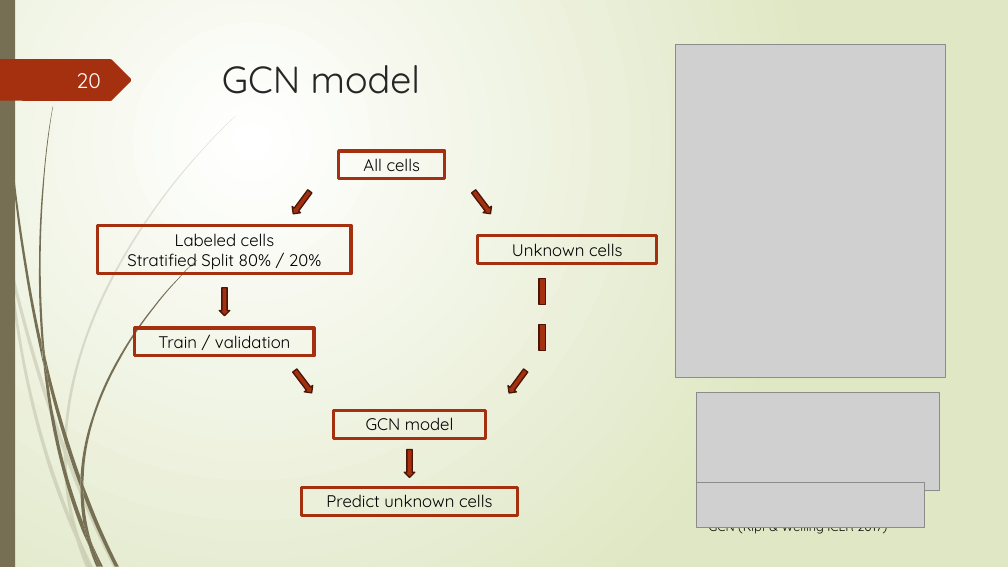
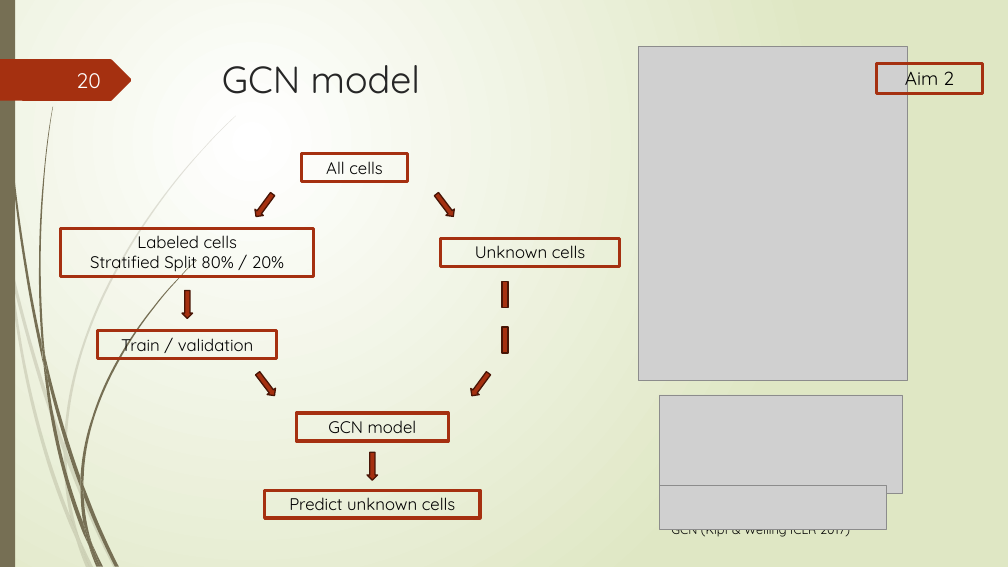
Before and after one commit to Lai-jun-yan/Academia-Sinica-internship-project, a slide deck: slide 20 of 暑期實習進度報告/presentation_final.pptx. Drawn at 1008x567 pixels with LibreOffice and Linux fonts; fonts in the diff are those of the drawing; grey boxes stand for pictures. Boxes give left, top, right and bottom in pixels: in the first picture for what was removed or moved away, otherwise in the second. Text is boxed around its words. In the diff, an @@ line names an element or a change of style, - is before the commit and + after.

```diff
--- a/暑期實習進度報告/presentation_final.pptx
+++ b/暑期實習進度報告/presentation_final.pptx
@@ rectangle added at [876, 64, 983, 94], outline #A53010 3 pt, 18 pt, text #000000 @@
+Aim 2
@@ rectangle "Labeled cells": place and size @@
-rectangle "Labeled cells" at [98, 225, 351, 274]
+rectangle "Labeled cells" at [60, 228, 314, 277]
@@ 5 right arrows, 3 pictures, 2 math minuses, 1 rectangle, 1 text: place and size @@
-5 right arrows, 3 pictures, 2 math minuses, 1 rectangle, 1 text at [219, 44, 945, 534]
+5 right arrows, 3 pictures, 2 math minuses, 1 rectangle, 1 text at [182, 47, 908, 537]
@@ right arrow: place and size @@
-right arrow at [291, 368, 316, 396]
+right arrow at [253, 371, 278, 399]
@@ 4 rectangles: place and size @@
-4 rectangles at [135, 236, 657, 516]
+4 rectangles at [98, 238, 620, 518]
```
Also in this commit, not shown: 23 other slides changed.
